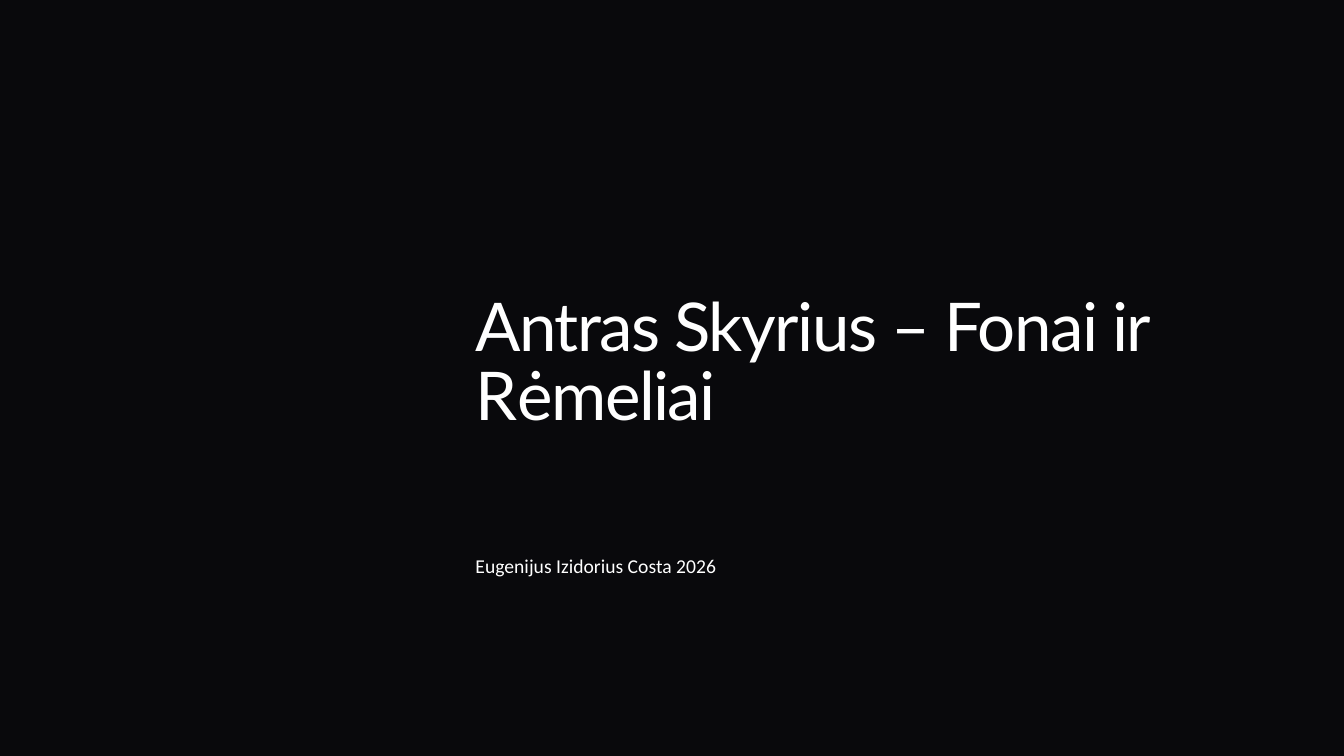
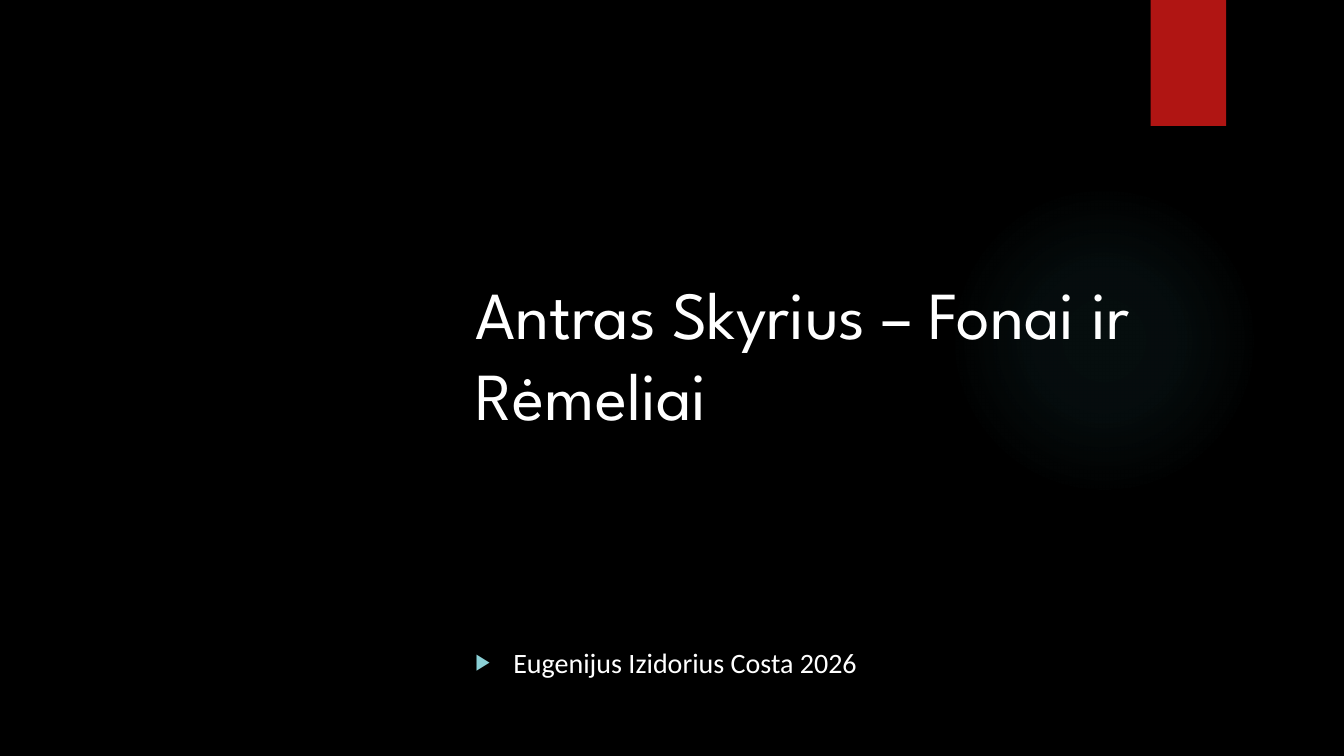
Before and after one commit to EngineeringDreams/ziniatinklio-praktiniai, a slide deck: slide 1 of Žiniatinklio praktinis darbas/Antras Skyrius – Fonai ir Rėmeliai.pptx. Drawn at 1344x756 pixels with LibreOffice and Linux fonts; fonts in the diff are those of the drawing; background and template pictures are left out. Boxes give left, top, right and bottom in pixels: in the first picture for what was removed or moved away, otherwise in the second. Text is boxed around its words. In the diff, an @@ line names an element or a change of style, - is before the commit and + after.

```diff
--- a/Žiniatinklio praktinis darbas/Antras Skyrius – Fonai ir Rėmeliai.pptx
+++ b/Žiniatinklio praktinis darbas/Antras Skyrius – Fonai ir Rėmeliai.pptx
@@ background picture (left out) to #000000 @@
@@ rectangle added at [1150,0,1226,126], fill #B01513 @@
@@ title "Antras Skyrius – Fonai ir ..." at [475,292,1129,421]: font Lato to League Spartan, letter spacing -1.1 to 0 pt; line spacing 0.85 to 1 @@
@@ ellipse added at [949,185,1259,495], fill gradient #50B9C1 @@
@@ subtitle "Eugenijus Izidorius Costa 2026" at [513,653,857,678]: size 14 to 20 pt; bullet none to ▶; line spacing 1.2 to 1; vertical alignment top to bottom @@
```
Also in this commit, not shown: 13 other slides changed, 1 other file.
